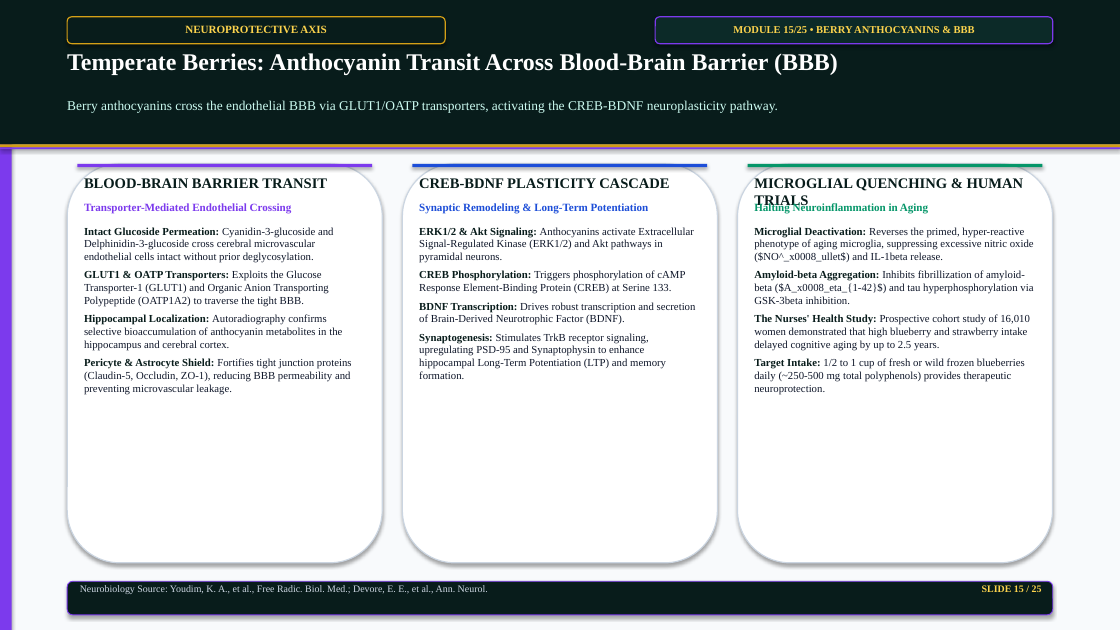
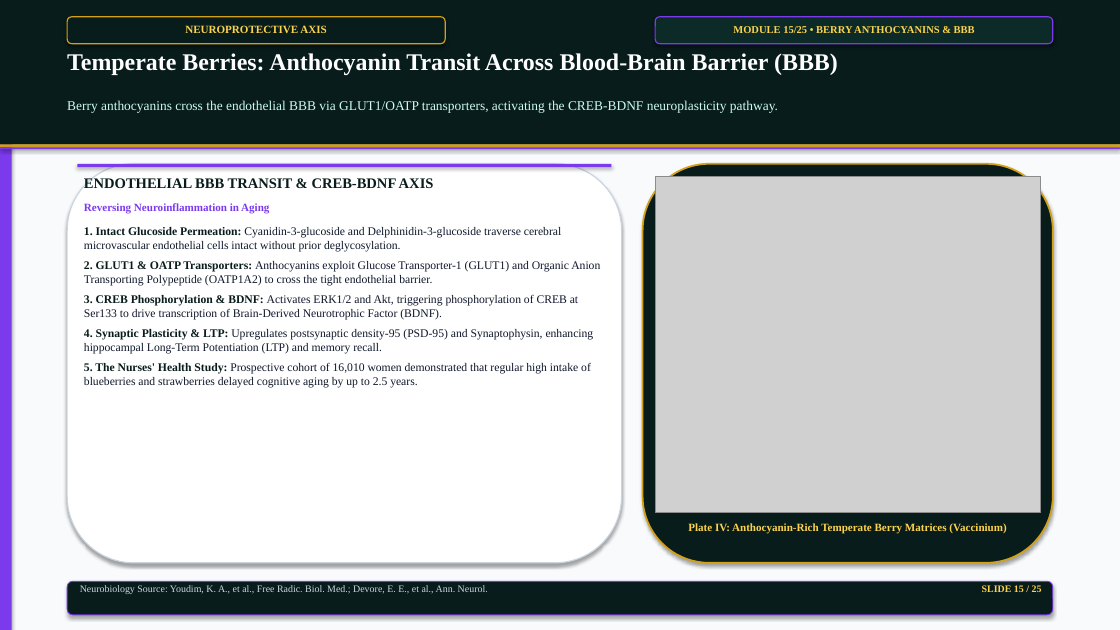
Before and after one commit to satyasanatan989/academic-presentation-engine, a slide deck: slide 15 of samples/phytochemicals_25slides_master_deck.pptx. Drawn at 1120x630 pixels with LibreOffice and Linux fonts; fonts in the diff are those of the drawing; grey boxes stand for pictures. Boxes give left, top, right and bottom in pixels: in the first picture for what was removed or moved away, otherwise in the second. Text is boxed around its words. In the diff, an @@ line names an element or a change of style, - is before the commit and + after.

Commit message:
fix(alignment): resolve all card margins and restore all 11 botanical photographic plates and scientific flowcharts

```diff
--- a/samples/phytochemicals_25slides_master_deck.pptx
+++ b/samples/phytochemicals_25slides_master_deck.pptx
@@ rounded rectangle: place and size @@
-rounded rectangle at (67, 164, 382, 563)
+rounded rectangle at (67, 164, 622, 563)
@@ rectangle: place and size @@
-rectangle at (77, 164, 372, 167)
+rectangle at (77, 164, 612, 167)
@@ text at (84, 176, 434, 188): text changed @@
-BLOOD-BRAIN BARRIER TRANSIT
+ENDOTHELIAL BBB TRANSIT & CREB-BDNF AXIS
@@ rectangle removed at (413, 164, 707, 167) @@
@@ text removed at (419, 176, 669, 188) @@
-CREB-BDNF PLASTICITY CASCADE
@@ rounded rectangle: place and size @@
-rounded rectangle at (402, 164, 718, 563)
+rounded rectangle at (643, 164, 1053, 563)
@@ rounded rectangle at (643, 164, 1053, 563): fill #FFFFFF to #081C1B; outline #CBD5E1 1 pt to #D4A017 1.5 pt @@
@@ picture added at (655, 176, 1040, 513) @@
@@ rounded rectangle removed at (738, 164, 1053, 563) @@
@@ rectangle removed at (748, 164, 1043, 167) @@
@@ text removed at (754, 176, 1024, 209) @@
-MICROGLIAL QUENCHING & HUMAN TRIALS
@@ text at (84, 203, 269, 214): text changed; text colour #059669 to #7C3AED @@
-Halting Neuroinflammation in Aging
+Reversing Neuroinflammation in Aging
@@ text removed at (84, 203, 292, 214) @@
-Transporter-Mediated Endothelial Crossing
@@ text removed at (419, 203, 649, 214) @@
-Synaptic Remodeling & Long-Term Potentiation
@@ text at (84, 227, 600, 388): text changed; size 9.2 to 10 pt @@
-Intact Glucoside Permeation: Cyanidin-3-glucoside and Delphinidin-3-glucoside cross cerebral microvascular endothelial cells intact without prior deglycosylation.
-GLUT1 & OATP Transporters: Exploits the Glucose Transporter-1 (GLUT1) and Organic Anion Transporting Polypeptide (OATP1A2) to traverse the tight BBB.
-Hippocampal Localization: Autoradiography confirms selective bioaccumulation of anthocyanin metabolites in the hippocampus and cerebral cortex.
-Pericyte & Astrocyte Shield: Fortifies tight junction proteins (Claudin-5, Occludin, ZO-1), reducing BBB permeability and preventing microvascular leakage.
+1. Intact Glucoside Permeation: Cyanidin-3-glucoside and Delphinidin-3-glucoside traverse cerebral microvascular endothelial cells intact without prior deglycosylation.
+2. GLUT1 & OATP Transporters: Anthocyanins exploit Glucose Transporter-1 (GLUT1) and Organic Anion Transporting Polypeptide (OATP1A2) to cross the tight endothelial barrier.
+3. CREB Phosphorylation & BDNF: Activates ERK1/2 and Akt, triggering phosphorylation of CREB at Ser133 to drive transcription of Brain-Derived Neurotrophic Factor (BDNF).
+4. Synaptic Plasticity & LTP: Upregulates postsynaptic density-95 (PSD-95) and Synaptophysin, enhancing hippocampal Long-Term Potentiation (LTP) and memory recall.
+5. The Nurses' Health Study: Prospective cohort of 16,010 women demonstrated that regular high intake of blueberries and strawberries delayed cognitive aging by up to 2.5 years.
@@ text removed at (419, 227, 696, 379) @@
-ERK1/2 & Akt Signaling: Anthocyanins activate Extracellular Signal-Regulated Kinase (ERK1/2) and Akt pathways in pyramidal neurons.
-CREB Phosphorylation: Triggers phosphorylation of cAMP Response Element-Binding Protein (CREB) at Serine 133.
-BDNF Transcription: Drives robust transcription and secretion of Brain-Derived Neurotrophic Factor (BDNF).
-Synaptogenesis: Stimulates TrkB receptor signaling, upregulating PSD-95 and Synaptophysin to enhance hippocampal Long-Term Potentiation (LTP) and memory formation.
@@ text removed at (754, 227, 1034, 395) @@
-Microglial Deactivation: Reverses the primed, hyper-reactive phenotype of aging microglia, suppressing excessive nitric oxide ($NO^_x0008_ullet$) and IL-1beta release.
-Amyloid-beta Aggregation: Inhibits fibrillization of amyloid-beta ($A_x0008_eta_{1-42}$) and tau hyperphosphorylation via GSK-3beta inhibition.
-The Nurses' Health Study: Prospective cohort study of 16,010 women demonstrated that high blueberry and strawberry intake delayed cognitive aging by up to 2.5 years.
-Target Intake: 1/2 to 1 cup of fresh or wild frozen blueberries daily (~250-500 mg total polyphenols) provides therapeutic neuroprotection.
@@ text added at (688, 523, 1006, 534), 9.5 pt, text #FCD34D, bold @@
+Plate IV: Anthocyanin-Rich Temperate Berry Matrices (Vaccinium)
```
Also in this commit, not shown: 21 other slides changed, 24 other files.
